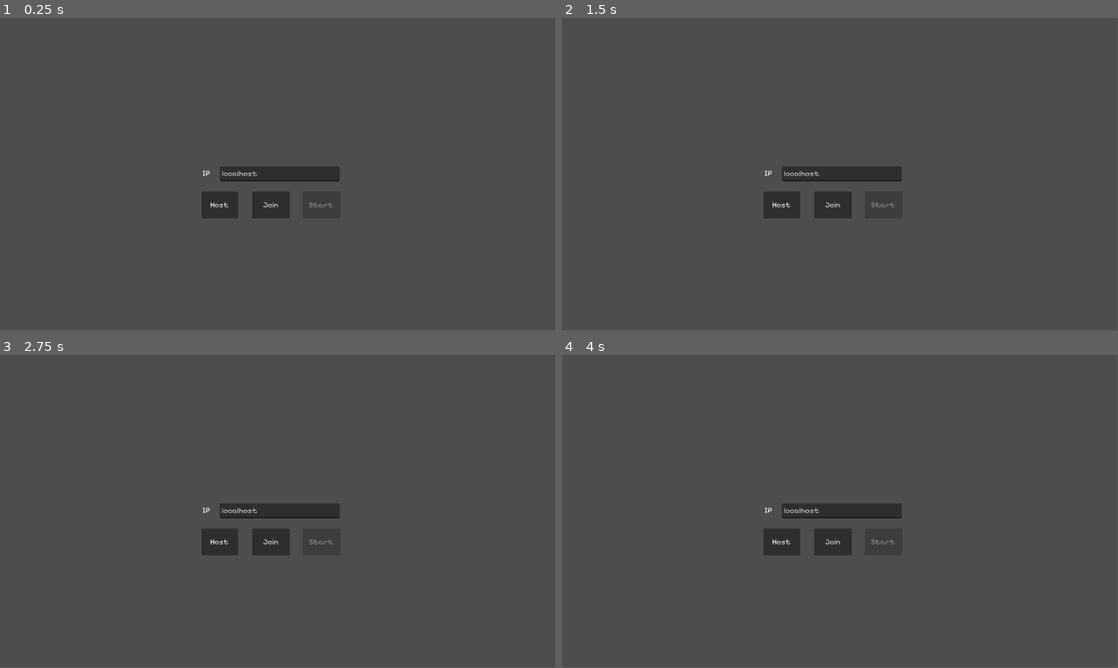
Above: before the commit, frames 1-4 (two rows, left to right).
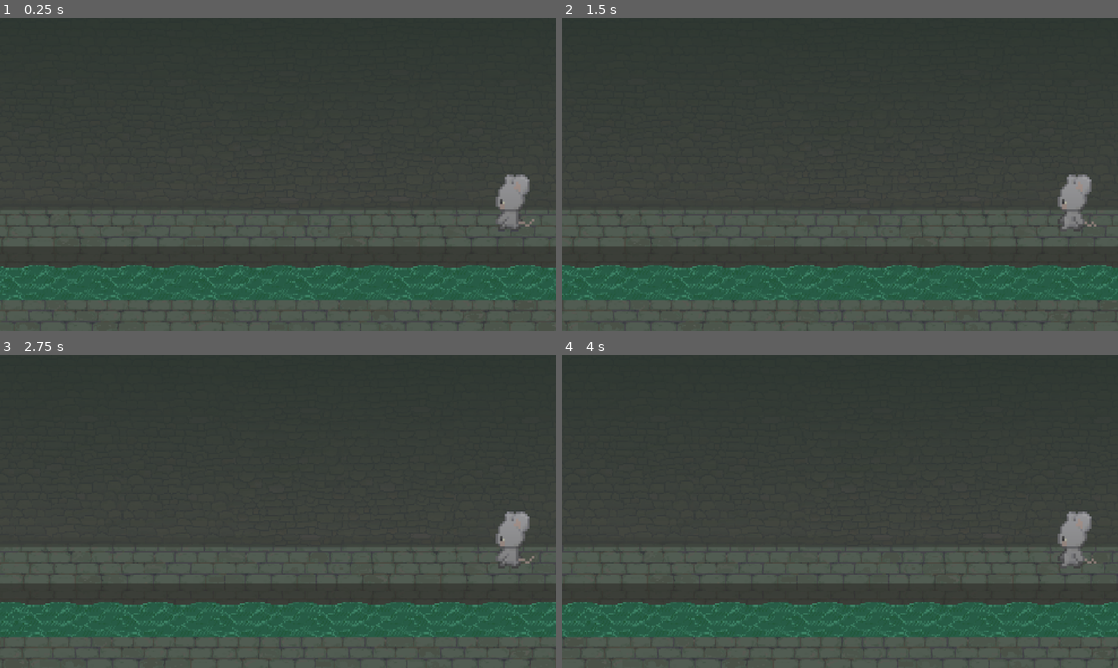
Above: after the commit, the same moments.

Repository: ej31415/Rat
Game: Godot game, scene res://main.tscn
Two runs of this game, one before a commit and one after it. Both use one fixed random seed, a clock stepped at 60 frames per second and the inputs below.
Inputs:
- Up to frame 1 (0.25 s): no input
- Up to frame 2 (1.5 s): hold D (RIGHT) 0.53-1.28 s; hold X (ATTACK) 0.53-1.28 s; hold S (DOWN) from 1.28 s (still down); tap Shift (SHIFT) at 1.35 s
- Up to frame 3 (2.75 s): release S (DOWN) at 2.03 s; hold D (RIGHT) from 2.03 s (still down); hold X (ATTACK) from 2.03 s (still down)
- Up to frame 4 (4 s): release D (RIGHT) at 2.78 s; release X (ATTACK) at 2.78 s; hold W (UP) 2.78-3.53 s; tap Shift (SHIFT) at 2.85 s; hold A (LEFT) from 3.53 s (still down); hold X (ATTACK) from 3.53 s (still down)
In our replay, the window is 799x449 before the commit and 800x450 after it. These sizes can differ from the game's own. Grey fills any space a smaller window leaves; there, only what the larger window draws over its background counts as a difference.

The runs differ from the first frame. In frame 1, 36% of the frame differs, in the area x 0-100%, y 0-100%; in frame 2, 36%; in frame 3, 36%; in frame 4, 36%.

Commit message:
title screen animation and relocating join buttons

Diff:
--- a/main.gd
+++ b/main.gd
@@ -136,3 +136,11 @@
 	color_to_role.clear()
 	for i in range(colors.size()):
 		color_to_role[colors[i]] = roles[i]
+
+
+func _on_title_screen_animation_finished():
+	$StartMenu/host.visible = true
+	$StartMenu/join.visible = true
+	$StartMenu/start.visible = true
+	$StartMenu/label.visible = true
+	$StartMenu/ip.visible = true
--- a/main.tscn
+++ b/main.tscn
@@ -11,9 +11,83 @@
 [ext_resource type="Texture2D" uid="uid://03qlcaq8dcgo" path="res://assets/Tile Sets/Walls/Walls.jpg" id="6_j188n"]
 [ext_resource type="Script" path="res://timer.gd" id="10_al2ht"]
 [ext_resource type="FontFile" uid="uid://c6qvx3a04wb6o" path="res://assets/PixelifySans-VariableFont_wght.ttf" id="10_dpgvo"]
+[ext_resource type="Texture2D" uid="uid://dgeh6h4bk33py" path="res://assets/Splash screen/1.png" id="10_fixls"]
 [ext_resource type="Texture2D" uid="uid://cm7i2qjv5cn0b" path="res://assets/Win Screens/Mice_win.png" id="11_jrcn4"]
+[ext_resource type="Texture2D" uid="uid://c1y5aouxryj3n" path="res://assets/Splash screen/2.png" id="11_ypn0o"]
 [ext_resource type="FontFile" uid="uid://d26nlkqccxmgq" path="res://assets/Silkscreen-Regular.ttf" id="12_63mnq"]
+[ext_resource type="Texture2D" uid="uid://bmsxhkxipirmt" path="res://assets/Splash screen/3.png" id="12_gfxgx"]
+[ext_resource type="Texture2D" uid="uid://crj5xqc3jxh6i" path="res://assets/Splash screen/4.png" id="13_twr5n"]
 [ext_resource type="Texture2D" uid="uid://dgaq6grhh38wp" path="res://assets/Win Screens/Rat_wins.png" id="13_y2lfq"]
+[ext_resource type="Texture2D" uid="uid://n2bq6u35n8u6" path="res://assets/Splash screen/5(1).png" id="14_jgmpx"]
+[ext_resource type="Texture2D" uid="uid://crjfqj8hgjoyi" path="res://assets/Splash screen/5.png" id="15_y7243"]
+[ext_resource type="Texture2D" uid="uid://b0wamwtgf2py6" path="res://assets/Splash screen/6.png" id="16_5cxbo"]
+[ext_resource type="Texture2D" uid="uid://bokj2jo3lxh6e" path="res://assets/Splash screen/7.png" id="17_s4jwh"]
+[ext_resource type="Texture2D" uid="uid://td6ewuhd7imu" path="res://assets/Splash screen/8.png" id="18_me7ak"]
+[ext_resource type="Texture2D" uid="uid://c3ybykbgfmb05" path="res://assets/Splash screen/9.png" id="19_gpkcj"]
+[ext_resource type="Texture2D" uid="uid://cah0mnp5klo5q" path="res://assets/Splash screen/10.png" id="20_8aq01"]
+[ext_resource type="Texture2D" uid="uid://dk5268v2bx7wh" path="res://assets/Splash screen/11.png" id="21_5rj3a"]
+[ext_resource type="Texture2D" uid="uid://blf8s4irtxbge" path="res://assets/Splash screen/12.png" id="22_lu25l"]
+[ext_resource type="Texture2D" uid="uid://y7qbop448mfx" path="res://assets/Splash screen/13.png" id="23_ae5mr"]
+[ext_resource type="Texture2D" uid="uid://c1tvh0x77kgvt" path="res://assets/Splash screen/14.png" id="24_nshko"]
+[ext_resource type="Texture2D" uid="uid://brfuj7l6bwjt" path="res://assets/Splash screen/15.png" id="25_ftl4r"]
+[ext_resource type="Texture2D" uid="uid://cstdalteykvj5" path="res://assets/Splash screen/16.png" id="26_exnh6"]
+[ext_resource type="Texture2D" uid="uid://b2js3ve2ki7nd" path="res://assets/Splash screen/17.png" id="27_nqt5q"]
+[ext_resource type="Texture2D" uid="uid://dhctr6cl5l8ci" path="res://assets/Splash screen/18.png" id="28_yhsbc"]
+[ext_resource type="Texture2D" uid="uid://uwdb136oos5s" path="res://assets/Splash screen/19.png" id="29_6yoqa"]
+[ext_resource type="Texture2D" uid="uid://cny7cs73jmqgo" path="res://assets/Splash screen/20.png" id="30_0p20i"]
+[ext_resource type="Texture2D" uid="uid://bu1k1ad06y515" path="res://assets/Splash screen/22.png" id="31_kwxrd"]
+[ext_resource type="Texture2D" uid="uid://3i1jl4sguyll" path="res://assets/Splash screen/23.png" id="32_nu744"]
+[ext_resource type="Texture2D" uid="uid://sjpb0crgbt8n" path="res://assets/Splash screen/24.png" id="33_pd1ng"]
+[ext_resource type="Texture2D" uid="uid://dqiv374yj1a6e" path="res://assets/Splash screen/25.png" id="34_v178d"]
+[ext_resource type="Texture2D" uid="uid://beep7obeh7kg7" path="res://assets/Splash screen/26.png" id="35_erd44"]
+[ext_resource type="Texture2D" uid="uid://bntxl0u6m7y83" path="res://assets/Splash screen/27.png" id="36_huioy"]
+[ext_resource type="Texture2D" uid="uid://ciudqgi013xix" path="res://assets/Splash screen/28.png" id="37_1blwl"]
+[ext_resource type="Texture2D" uid="uid://b7ibwjpnjsvhf" path="res://assets/Splash screen/29.png" id="38_w242s"]
+[ext_resource type="Texture2D" uid="uid://by266w1vlidr5" path="res://assets/Splash screen/30.png" id="39_wvasu"]
+[ext_resource type="Texture2D" uid="uid://d3y6xsghgfg5p" path="res://assets/Splash screen/31.png" id="40_m3uqp"]
+[ext_resource type="Texture2D" uid="uid://ba1qvoergwv2p" path="res://assets/Splash screen/32.png" id="41_1oxa1"]
+[ext_resource type="Texture2D" uid="uid://b7uqwud0mcly1" path="res://assets/Splash screen/33.png" id="42_4dp6s"]
+[ext_resource type="Texture2D" uid="uid://cvyomy68ig4x3" path="res://assets/Splash screen/34.png" id="43_jyttl"]
+[ext_resource type="Texture2D" uid="uid://c5725j7aj57lj" path="res://assets/Splash screen/35.png" id="44_5p6gk"]
+[ext_resource type="Texture2D" uid="uid://bm3v1n74x03e3" path="res://assets/Splash screen/36.png" id="45_vj73l"]
+[ext_resource type="Texture2D" uid="uid://itlss5hecqdt" path="res://assets/Splash screen/37.png" id="46_pdjy4"]
+[ext_resource type="Texture2D" uid="uid://b7uvgadbiq1wt" path="res://assets/Splash screen/38.png" id="47_yvcvr"]
+[ext_resource type="Texture2D" uid="uid://8dj6twyu1vb1" path="res://assets/Splash screen/39.png" id="48_q0ux2"]
+[ext_resource type="Texture2D" uid="uid://b6x0cxbmfcrd2" path="res://assets/Splash screen/40.png" id="49_kqxal"]
+[ext_resource type="Texture2D" uid="uid://b14rpbcakb0qa" path="res://assets/Splash screen/41.png" id="50_ia4cj"]
+[ext_resource type="Texture2D" uid="uid://c88iohufjadsl" path="res://assets/Splash screen/42.png" id="51_p4eao"]
+[ext_resource type="Texture2D" uid="uid://ce6ddvr5refj6" path="res://assets/Splash screen/43.png" id="52_dj6yy"]
+[ext_resource type="Texture2D" uid="uid://dtl16576xyx6q" path="res://assets/Splash screen/44.png" id="53_74aa0"]
+[ext_resource type="Texture2D" uid="uid://rlba0b350657" path="res://assets/Splash screen/45.png" id="54_feo8d"]
+[ext_resource type="Texture2D" uid="uid://etnby4kjepkx" path="res://assets/Splash screen/46.png" id="55_dulve"]
+[ext_resource type="Texture2D" uid="uid://d087eoigtpawg" path="res://assets/Splash screen/47.png" id="56_eo0b4"]
+[ext_resource type="Texture2D" uid="uid://cpinckk1exuoe" path="res://assets/Splash screen/48.png" id="57_4mw1r"]
+[ext_resource type="Texture2D" uid="uid://ce1v8r72d76qo" path="res://assets/Splash screen/49.png" id="58_up1qr"]
+[ext_resource type="Texture2D" uid="uid://ds20arvokgp6r" path="res://assets/Splash screen/50.png" id="59_38sa0"]
+[ext_resource type="Texture2D" uid="uid://c4elbc5m8uxmn" path="res://assets/Splash screen/51.png" id="60_owcpm"]
+[ext_resource type="Texture2D" uid="uid://biax36hqw3tvm" path="res://assets/Splash screen/52.png" id="61_5ve1i"]
+[ext_resource type="Texture2D" uid="uid://ccldjn6q8qqt1" path="res://assets/Splash screen/53.png" id="62_8hc31"]
+[ext_resource type="Texture2D" uid="uid://b2d4ocw06ej4d" path="res://assets/Splash screen/54.png" id="63_tcx45"]
+[ext_resource type="Texture2D" uid="uid://cgcddjhwvb18c" path="res://assets/Splash screen/55.png" id="64_iksih"]
+[ext_resource type="Texture2D" uid="uid://cuhhfjgkpllel" path="res://assets/Splash screen/56.png" id="65_ewsiu"]
+[ext_resource type="Texture2D" uid="uid://c8m4q0h0wgvb0" path="res://assets/Splash screen/57.png" id="66_wfyo2"]
+[ext_resource type="Texture2D" uid="uid://dugolswc268lf" path="res://assets/Splash screen/58.png" id="67_w1pyf"]
+[ext_resource type="Texture2D" uid="uid://dw0edfytu6jij" path="res://assets/Splash screen/59.png" id="68_e5sco"]
+[ext_resource type="Texture2D" uid="uid://bxf4vhytqjope" path="res://assets/Splash screen/60.png" id="69_myvce"]
+[ext_resource type="Texture2D" uid="uid://cwlqpy2cbl1k4" path="res://assets/Splash screen/61.png" id="70_lx3v8"]
+[ext_resource type="Texture2D" uid="uid://dc3rc5r8446at" path="res://assets/Splash screen/62.png" id="71_kmidt"]
+[ext_resource type="Texture2D" uid="uid://otc8nwvq4a05" path="res://assets/Splash screen/63.png" id="72_jnvf3"]
+[ext_resource type="Texture2D" uid="uid://dq87jkopsd2gr" path="res://assets/Splash screen/64.png" id="73_mj11a"]
+[ext_resource type="Texture2D" uid="uid://dhfil0vxbxf4d" path="res://assets/Splash screen/65.png" id="74_nrq36"]
+[ext_resource type="Texture2D" uid="uid://qbifgure5u3g" path="res://assets/Splash screen/66.png" id="75_llaqw"]
+[ext_resource type="Texture2D" uid="uid://uc6mcmlvh7lm" path="res://assets/Splash screen/67.png" id="76_uw3qx"]
+[ext_resource type="Texture2D" uid="uid://dorwvdttuucis" path="res://assets/Splash screen/68.png" id="77_rxqk3"]
+[ext_resource type="Texture2D" uid="uid://dj5elxehrktii" path="res://assets/Splash screen/69.png" id="78_hdddc"]
+[ext_resource type="Texture2D" uid="uid://donqnhi4uvo6p" path="res://assets/Splash screen/70.png" id="79_0gq0p"]
+[ext_resource type="Texture2D" uid="uid://btkakn8mvpg1q" path="res://assets/Splash screen/71.png" id="80_qjvyk"]
+[ext_resource type="Texture2D" uid="uid://d4m367bhcws7h" path="res://assets/Splash screen/72.png" id="81_tap4o"]
+[ext_resource type="Texture2D" uid="uid://o2ec54xl50eu" path="res://assets/Splash screen/73.png" id="82_bamwr"]
+[ext_resource type="Texture2D" uid="uid://ccqid262rhwy7" path="res://assets/Splash screen/74.png" id="83_18v7m"]
 
 [sub_resource type="TileSetAtlasSource" id="TileSetAtlasSource_1oqjg"]
 texture = ExtResource("4_8xaux")
@@ -67,6 +141,250 @@
 tile_size = Vector2i(256, 256)
 sources/0 = SubResource("TileSetAtlasSource_binbo")
 
+[sub_resource type="SpriteFrames" id="SpriteFrames_0nkt0"]
+animations = [{
+"frames": [{
+"duration": 1.0,
+"texture": ExtResource("10_fixls")
+}, {
+"duration": 1.0,
+"texture": ExtResource("11_ypn0o")
+}, {
+"duration": 1.0,
+"texture": ExtResource("12_gfxgx")
+}, {
+"duration": 1.0,
+"texture": ExtResource("13_twr5n")
+}, {
+"duration": 1.0,
+"texture": ExtResource("14_jgmpx")
+}, {
+"duration": 1.0,
+"texture": ExtResource("15_y7243")
+}, {
+"duration": 1.0,
+"texture": ExtResource("16_5cxbo")
+}, {
+"duration": 1.0,
+"texture": ExtResource("17_s4jwh")
+}, {
+"duration": 1.0,
+"texture": ExtResource("18_me7ak")
+}, {
+"duration": 1.0,
+"texture": ExtResource("19_gpkcj")
+}, {
+"duration": 1.0,
+"texture": ExtResource("20_8aq01")
+}, {
+"duration": 1.0,
+"texture": ExtResource("21_5rj3a")
+}, {
+"duration": 1.0,
+"texture": ExtResource("22_lu25l")
+}, {
+"duration": 1.0,
+"texture": ExtResource("23_ae5mr")
+}, {
+"duration": 1.0,
+"texture": ExtResource("24_nshko")
+}, {
+"duration": 1.0,
+"texture": ExtResource("25_ftl4r")
+}, {
+"duration": 1.0,
+"texture": ExtResource("26_exnh6")
+}, {
+"duration": 1.0,
+"texture": ExtResource("27_nqt5q")
+}, {
+"duration": 1.0,
+"texture": ExtResource("28_yhsbc")
+}, {
+"duration": 1.0,
+"texture": ExtResource("29_6yoqa")
+}, {
+"duration": 1.0,
+"texture": ExtResource("30_0p20i")
+}, {
+"duration": 1.0,
+"texture": ExtResource("31_kwxrd")
+}, {
+"duration": 1.0,
+"texture": ExtResource("32_nu744")
+}, {
+"duration": 1.0,
+"texture": ExtResource("33_pd1ng")
+}, {
+"duration": 1.0,
+"texture": ExtResource("34_v178d")
+}, {
+"duration": 1.0,
+"texture": ExtResource("35_erd44")
+}, {
+"duration": 1.0,
+"texture": ExtResource("36_huioy")
+}, {
+"duration": 1.0,
+"texture": ExtResource("37_1blwl")
+}, {
+"duration": 1.0,
+"texture": ExtResource("38_w242s")
+}, {
+"duration": 1.0,
+"texture": ExtResource("39_wvasu")
+}, {
+"duration": 1.0,
+"texture": ExtResource("40_m3uqp")
+}, {
+"duration": 1.0,
+"texture": ExtResource("41_1oxa1")
+}, {
+"duration": 1.0,
+"texture": ExtResource("42_4dp6s")
+}, {
+"duration": 1.0,
+"texture": ExtResource("43_jyttl")
+}, {
+"duration": 1.0,
+"texture": ExtResource("44_5p6gk")
+}, {
+"duration": 1.0,
+"texture": ExtResource("45_vj73l")
+}, {
+"duration": 1.0,
+"texture": ExtResource("46_pdjy4")
+}, {
+"duration": 1.0,
+"texture": ExtResource("47_yvcvr")
+}, {
+"duration": 1.0,
+"texture": ExtResource("48_q0ux2")
+}, {
+"duration": 1.0,
+"texture": ExtResource("49_kqxal")
+}, {
+"duration": 1.0,
+"texture": ExtResource("50_ia4cj")
+}, {
+"duration": 1.0,
+"texture": ExtResource("51_p4eao")
+}, {
+"duration": 1.0,
+"texture": ExtResource("52_dj6yy")
+}, {
+"duration": 1.0,
+"texture": ExtResource("53_74aa0")
+}, {
+"duration": 1.0,
+"texture": ExtResource("54_feo8d")
+}, {
+"duration": 1.0,
+"texture": ExtResource("55_dulve")
+}, {
+"duration": 1.0,
+"texture": ExtResource("56_eo0b4")
+}, {
+"duration": 1.0,
+"texture": ExtResource("57_4mw1r")
+}, {
+"duration": 1.0,
+"texture": ExtResource("58_up1qr")
+}, {
+"duration": 1.0,
+"texture": ExtResource("59_38sa0")
+}, {
+"duration": 1.0,
+"texture": ExtResource("60_owcpm")
+}, {
+"duration": 1.0,
+"texture": ExtResource("61_5ve1i")
+}, {
+"duration": 1.0,
+"texture": ExtResource("62_8hc31")
+}, {
+"duration": 1.0,
+"texture": ExtResource("63_tcx45")
+}, {
+"duration": 1.0,
+"texture": ExtResource("64_iksih")
+}, {
+"duration": 1.0,
+"texture": ExtResource("65_ewsiu")
+}, {
+"duration": 1.0,
+"texture": ExtResource("66_wfyo2")
+}, {
+"duration": 1.0,
+"texture": ExtResource("67_w1pyf")
+}, {
+"duration": 1.0,
+"texture": ExtResource("68_e5sco")
+}, {
+"duration": 1.0,
+"texture": ExtResource("69_myvce")
+}, {
+"duration": 1.0,
+"texture": ExtResource("70_lx3v8")
+}, {
+"duration": 1.0,
+"texture": ExtResource("71_kmidt")
+}, {
+"duration": 1.0,
+"texture": ExtResource("72_jnvf3")
+}, {
+"duration": 1.0,
+"texture": ExtResource("73_mj11a")
+}, {
+"duration": 1.0,
+"texture": ExtResource("74_nrq36")
+}, {
+"duration": 1.0,
+"texture": ExtResource("75_llaqw")
+}, {
+"duration": 1.0,
+"texture": ExtResource("76_uw3qx")
+}, {
+"duration": 1.0,
+"texture": ExtResource("77_rxqk3")
+}, {
+"duration": 1.0,
+"texture": ExtResource("78_hdddc")
+}, {
+"duration": 1.0,
+"texture": ExtResource("79_0gq0p")
+}, {
+"duration": 1.0,
+"texture": ExtResource("80_qjvyk")
+}, {
+"duration": 1.0,
+"texture": ExtResource("81_tap4o")
+}, {
+"duration": 1.0,
+"texture": ExtResource("82_bamwr")
+}, {
+"duration": 1.0,
+"texture": ExtResource("83_18v7m")
+}],
+"loop": false,
+"name": &"default",
+"speed": 8.0
+}]
+
+[sub_resource type="GDScript" id="GDScript_d3nxb"]
+script/source = "extends AnimatedSprite2D
+
+
+# Called when the node enters the scene tree for the first time.
+func _ready():
+	pass # Replace with function body.
+
+
+# Called every frame. 'delta' is the elapsed time since the previous frame.
+func _process(delta):
+	pass
+"
+
 [sub_resource type="LabelSettings" id="LabelSettings_wngka"]
 font_size = 31
 
@@ -111,70 +429,84 @@
 
 [node name="StartMenu" type="CanvasLayer" parent="."]
 
+[node name="AnimatedSprite2D" type="AnimatedSprite2D" parent="StartMenu"]
+position = Vector2(577, 318.5)
+scale = Vector2(0.292969, 0.321777)
+sprite_frames = SubResource("SpriteFrames_0nkt0")
+autoplay = "default"
+frame = 73
+frame_progress = 1.0
+script = SubResource("GDScript_d3nxb")
+
 [node name="host" type="Button" parent="StartMenu"]
+visible = false
 anchors_preset = -1
 anchor_left = 0.5
 anchor_top = 0.556
 anchor_right = 0.5
 anchor_bottom = 0.556
 offset_left = -158.0
-offset_top = -0.288025
+offset_top = 111.712
 offset_right = -82.0
-offset_bottom = 55.712
+offset_bottom = 167.712
 theme_override_fonts/font = ExtResource("10_dpgvo")
 text = "Host"
 
 [node name="join" type="Button" parent="StartMenu"]
+visible = false
 anchors_preset = -1
 anchor_left = 0.489
 anchor_top = 0.556
 anchor_right = 0.489
 anchor_bottom = 0.556
 offset_left = -40.328
-offset_top = -0.288025
+offset_top = 111.712
 offset_right = 37.672
-offset_bottom = 55.712
+offset_bottom = 167.712
 theme_override_fonts/font = ExtResource("10_dpgvo")
 text = "Join"
 
 [node name="start" type="Button" parent="StartMenu"]
+visible = false
 anchors_preset = -1
 anchor_left = 0.5
 anchor_top = 0.556
 anchor_right = 0.5
 anchor_bottom = 0.556
 offset_left = 52.0
-offset_top = -0.288025
+offset_top = 111.712
 offset_right = 130.0
-offset_bottom = 55.712
+offset_bottom = 167.712
 theme_override_fonts/font = ExtResource("10_dpgvo")
 disabled = true
 text = "Start"
 
 [node name="label" type="Label" parent="StartMenu"]
+visible = false
 anchors_preset = -1
 anchor_left = 0.5
 anchor_top = 0.517
 anchor_right = 0.5
 anchor_bottom = 0.517
 offset_left = -156.0
-offset_top = -23.016
+offset_top = 88.984
 offset_right = -116.0
-offset_bottom = -0.0160217
+offset_bottom = 111.984
 theme_override_colors/font_color = Color(1, 1, 1, 1)
 theme_override_fonts/font = ExtResource("10_dpgvo")
 text = "IP"
 
 [node name="ip" type="LineEdit" parent="StartMenu"]
+visible = false
 anchors_preset = -1
 anchor_left = 0.5
 anchor_top = 0.524
 anchor_right = 0.5
 anchor_bottom = 0.524
 offset_left = -120.0
-offset_top = -31.552
+offset_top = 80.448
 offset_right = 129.0
-offset_bottom = -0.552032
+offset_bottom = 111.448
 theme_override_colors/font_placeholder_color = Color(0.772549, 0.772549, 0.772549, 1)
 theme_override_colors/font_outline_color = Color(0.772549, 0.772549, 0.772549, 1)
 theme_override_colors/font_selected_color = Color(0.772549, 0.772549, 0.772549, 1)
@@ -261,6 +593,7 @@
 texture = ExtResource("13_y2lfq")
 
 [connection signal="ready" from="Map" to="." method="_ready"]
+[connection signal="animation_finished" from="StartMenu/AnimatedSprite2D" to="." method="_on_title_screen_animation_finished"]
 [connection signal="pressed" from="StartMenu/host" to="." method="_on_host_pressed"]
 [connection signal="pressed" from="StartMenu/join" to="." method="_on_join_pressed"]
 [connection signal="pressed" from="StartMenu/start" to="." method="_on_start_pressed"]
--- a/project.godot
+++ b/project.godot
@@ -14,6 +14,10 @@
 run/main_scene="res://main.tscn"
 config/features=PackedStringArray("4.3", "Forward Plus")
 config/icon="res://icon.svg"
+
+[display]
+
+window/stretch/mode="viewport"
 
 [global_group]
 
Binary file added: assets/Splash screen/1.png
Not shown, added: assets/Splash screen/1.png.import
Binary file added: assets/Splash screen/10.png
Not shown, added: assets/Splash screen/10.png.import
Binary file added: assets/Splash screen/11.png
Not shown, added: assets/Splash screen/11.png.import
Binary file added: assets/Splash screen/12.png
Not shown, added: assets/Splash screen/12.png.import
Binary file added: assets/Splash screen/13.png
Not shown, added: assets/Splash screen/13.png.import
Binary file added: assets/Splash screen/14.png
Not shown, added: assets/Splash screen/14.png.import
(and 139 more such lines)
